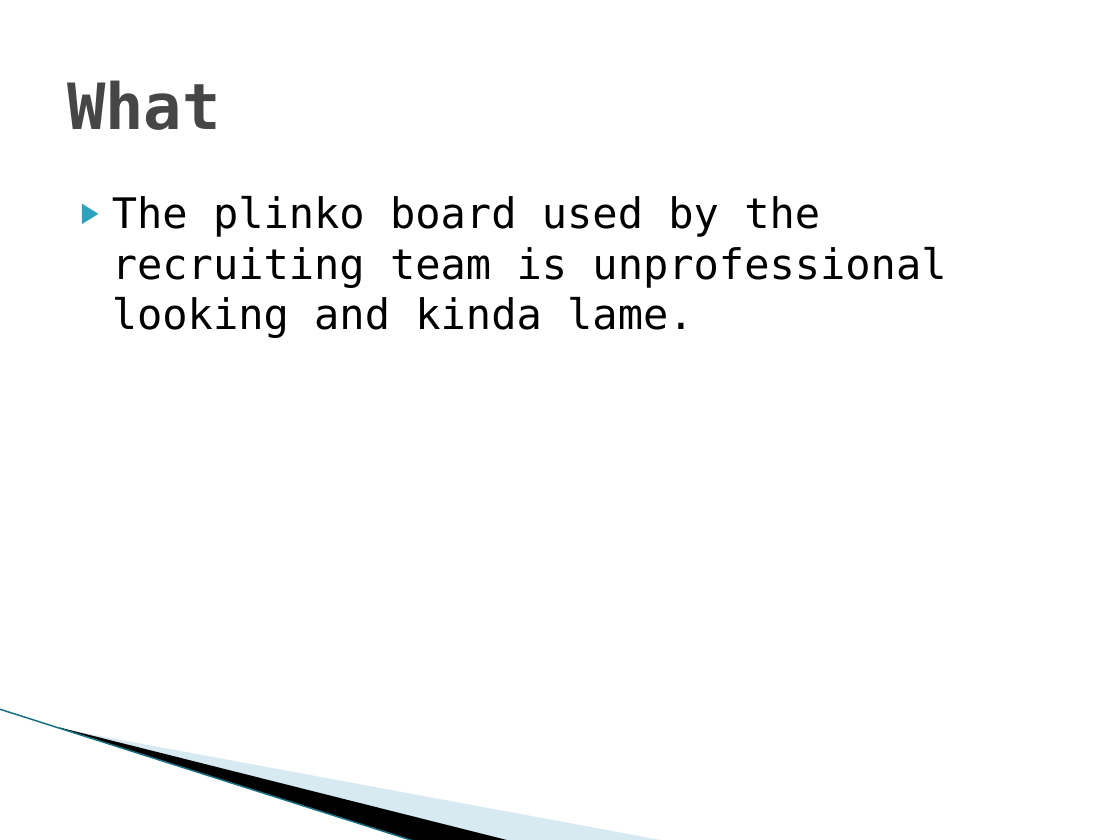
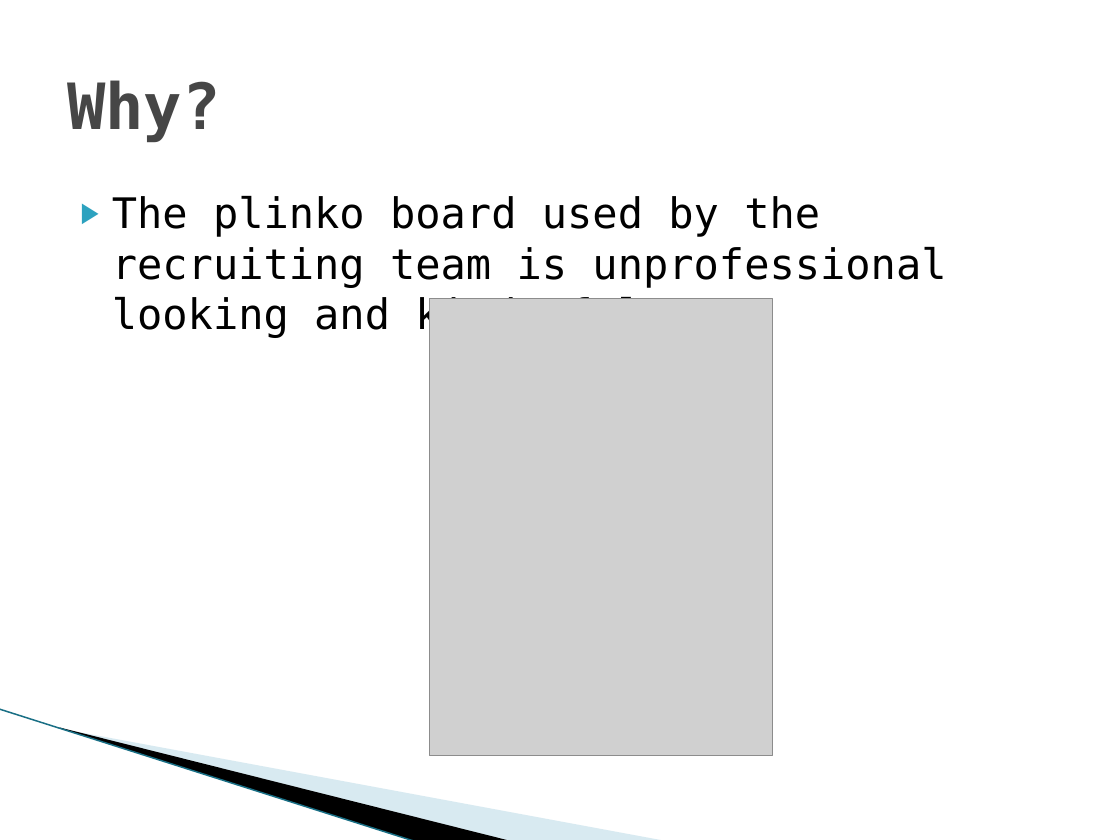
Before and after one commit to niahak/SEPlinko, a slide deck: slide 2 of Presentation.pptx. Drawn at 1120x840 pixels with LibreOffice and Linux fonts; fonts in the diff are those of the drawing; grey boxes stand for pictures; background and template pictures are left out. Boxes give left, top, right and bottom in pixels: in the first picture for what was removed or moved away, otherwise in the second. Text is boxed around its words. In the diff, an @@ line names an element or a change of style, - is before the commit and + after.

Commit message:
draft presentation

```diff
--- a/Presentation.pptx
+++ b/Presentation.pptx
@@ title at (67,80,221,142): text changed @@
-What
+Why?
@@ text at (112,196,946,339): text changed @@
-▶ The plinko board used by the recruiting team is unprofessional looking and kinda lame.
+▶ The plinko board used by the recruiting team is unprofessional looking and kind of lame.
@@ picture added at (429,299,772,756) @@
```
Also in this commit, not shown: 1 other slide changed, 4 slides added, 6 slides removed.
